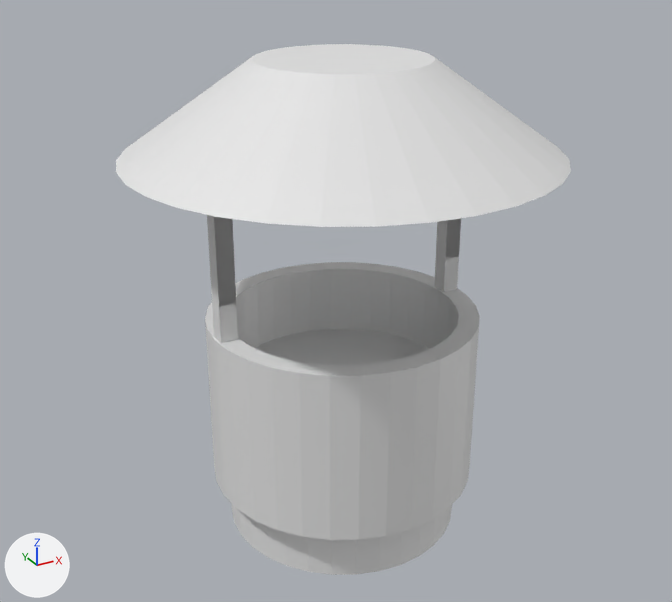
The FBX model BertieAdventure/Assets/Decors/Village/Puit/Puit.fbx, before and after one commit.
Camera for both pictures: a camera (50 mm lens) standing at (-3.05, -5.45, 4.11) and looking at (-0.12, -0.12, 1.45). The axes (+X, +Y, +Z) are drawn at lower left. The lights are the same throughout. Where no turn or scale is listed for an object, it has been applied to the vertices.
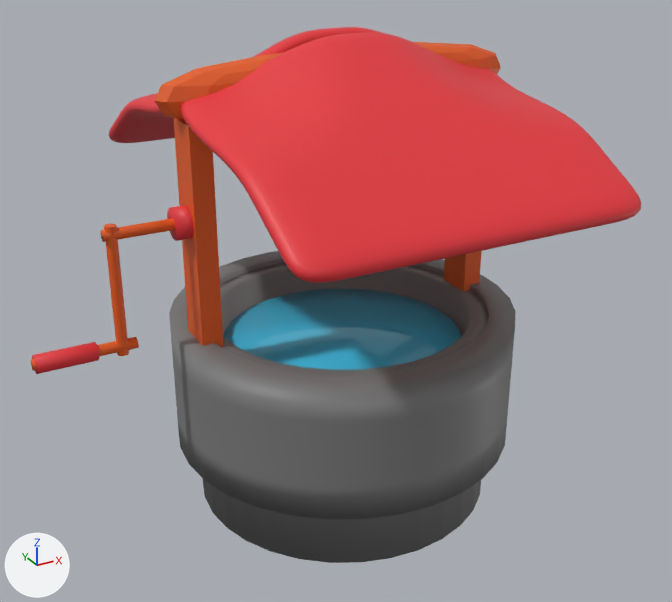
Where the newer file only moved an object's origin or applied its transform, the numbers keep the older frame.

Where the change shows, as pixel boxes (x1, y1, x2, y2) in the pictures (672 x 602 px):
'Cube', reshaped, moved, turned, rescaled
    before: (214, 217, 461, 343)
    after: (180, 32, 641, 283)
'Cylinder', recoloured, shading changed, moved, rescaled (8% taller)
    before: (205, 262, 480, 540)
    after: (202, 263, 489, 563)
'Cylinder.001', deleted
    before: (116, 44, 571, 227)
'Cylinder.003', added
    after: (169, 251, 516, 520)
'Cylinder.002', recoloured, shading changed, moved
    before: (232, 329, 452, 575)
    after: (224, 289, 461, 370)
'Cube.001', recoloured, mesh rescaled
    before: (207, 215, 461, 343)
    after: (173, 118, 482, 347)
'Cube.002', added (orange)
    after: (155, 42, 501, 120)
'Cube.003', added (red)
    after: (109, 27, 382, 143)
'Cylinder.005', added
    after: (104, 224, 129, 356)
'Cylinder.008', added (red)
    after: (32, 342, 99, 374)
'Cylinder.006', added (orange)
    after: (100, 219, 175, 242)
'Cylinder.004', added (red)
    after: (167, 205, 194, 241)
'Cylinder.007', added (orange)
    after: (31, 337, 139, 371)
part 4 of me_cube_003, rebuilt
    before: (214, 217, 238, 343)
    after: (180, 32, 641, 283)
part 5 of me_cube_003, deleted
    before: (444, 219, 461, 291)

The change, as a diff of the scene's bpy script:
```diff
--- a/BertieAdventure/Assets/Decors/Village/Puit/Puit.fbx.py
+++ b/BertieAdventure/Assets/Decors/Village/Puit/Puit.fbx.py
@@ me_cube_002 @@
 me_cube_002.from_pydata(...)  # 16 vertices, 12 faces; spans x -0.06..1.9, y -0.06..0.06, z -0.98..0.98
+# me_cube_002 part 2: the whole mesh is scaled about its middle by (1.16, 2.13, 0.863), then moved by (0.0, 0.0, 0.11)
+me_cube_002.materials.append(mat_material_006)  # orange #e75c18
@@ me_cylinder_002 @@
 me_cylinder_002.from_pydata(...)  # 128 vertices, 98 faces; spans x -0.88..0.88, y -0.88..0.88, z -0.57..0.57
+# me_cylinder_002 part 1: edges marked sharp go from 192 to 0
+me_cylinder_002.materials.append(mat_material_011)  # cyan #44c2e7
@@ me_cylinder @@
 me_cylinder.from_pydata(...)  # 128 vertices, 98 faces; spans x -1.0..1.0, y -1.0..1.0, z -1.0..1.0
 # used by ob_cylinder; location = (0.0, 0.0, 0.647); scale = (1.0, 1.0, 0.642)
+# me_cylinder part 3: edges marked sharp go from 192 to 0
+me_cylinder.materials.append(mat_material_010)  # grey #7b7b7b
@@ me_cube_003 @@
 # used by ob_cube; location = (-0.92, 0.0, 1.865); scale = (0.0632, 0.0632, 0.978)
-me_cube_003.from_pydata(...)  # 16 vertices, 12 faces; spans x -1.0..30.1, y -1.0..1.0, z -1.0..1.0
+me_cube_003.from_pydata(...)  # 2018 vertices, 2016 faces; spans x -1.0..1.0, y -1.0..1.0, z -4.6..1.0
+# me_cube_003 part 4: the loose piece of 8 vertices spanning x -1.0..1.0, y -1.0..1.0, z -1.0..1.0 is rebuilt with 2018 vertices and now spans x -1.0..1.0, y -1.0..1.0, z -4.6..1.0, in mat_material_007 (red #e7343b)
+# me_cube_003 part 5: the loose piece of 8 vertices spanning x 28.1..30.1, y -1.0..1.0, z -1.0..1.0 is deleted
+me_cube_003.materials.append(mat_material_007)  # red #e7343b
@@ ob_cylinder_002 @@
 ob_cylinder_002 = bpy.data.objects.new('Cylinder.002', me_cylinder_002)
-ob_cylinder_002.location = (0.0, 0.0, 0.172)
+ob_cylinder_002.location = (0.0, 0.0, 0.534)
@@ ob_cylinder @@
 ob_cylinder = bpy.data.objects.new('Cylinder', me_cylinder)
-ob_cylinder.location = (0.0, 0.0, 0.647)
-ob_cylinder.scale = (1.0, 1.0, 0.642)
+ob_cylinder.location = (0.0, 0.0, 0.594)
+ob_cylinder.scale = (1.1, 1.1, 0.704)
@@ ob_cube @@
 ob_cube = bpy.data.objects.new('Cube', me_cube_003)
-ob_cube.location = (-0.92, 0.0, 1.865)
-ob_cube.scale = (0.0632, 0.0632, 0.978)
+ob_cube.location = (0.0, -0.879, 2.799)
+ob_cube.rotation_euler = (-0.523, 3.142, 0.0)  # degrees (-30, 180, 0)
+ob_cube.scale = (-1.2, -0.93, -0.0785)
@@ ob_cylinder_001 @@
-ob_cylinder_001 = bpy.data.objects.new('Cylinder.001', me_cylinder_001)
@@ ob_cylinder_005 @@
+ob_cylinder_005 = bpy.data.objects.new('Cylinder.005', me_cylinder_005)  # 64 vertices, 34 faces; spans x -0.038..0.038, y -0.038..0.038, z -0.441..0.441; in mat_material_002 (orange #e75c18)
+ob_cylinder_005.location = (-1.642, 0.0, 1.786)
@@ ob_cylinder_007 @@
+ob_cylinder_007 = bpy.data.objects.new('Cylinder.007', me_cylinder_007)  # 64 vertices, 34 faces; spans x -0.337..0.337, y -0.038..0.038, z -0.038..0.038; in mat_material_003 (orange #e75c18)
+ob_cylinder_007.location = (-1.882, 0.0, 1.404)
@@ ob_cylinder_008 @@
+ob_cylinder_008 = bpy.data.objects.new('Cylinder.008', me_cylinder_008)  # 64 vertices, 34 faces; spans x -0.196..0.196, y -0.061..0.061, z -0.061..0.061; in mat_material_001 (red #e7343b)
+ob_cylinder_008.location = (-2.007, 0.0, 1.404)
@@ ob_cylinder_003 @@
+ob_cylinder_003 = bpy.data.objects.new('Cylinder.003', me_cylinder_003)  # 224 vertices, 194 faces; spans x -1.25..1.25, y -1.25..1.25, z -0.49..0.49; in mat_material_009 (grey #7b7b7b)
+ob_cylinder_003.location = (0.0, 0.0, 0.853)
@@ ob_cube_002 @@
+ob_cube_002 = bpy.data.objects.new('Cube.002', me_cube_003_1)  # 98 vertices, 96 faces; spans x -1.3..1.3, y -0.18..0.18, z -0.23..0.23; in mat_material_008 (orange #e75c18)
+ob_cube_002.location = (0.005, 0.003, 2.959)
@@ ob_cylinder_006 @@
+ob_cylinder_006 = bpy.data.objects.new('Cylinder.006', me_cylinder_006)  # 64 vertices, 34 faces; spans x -0.268..0.268, y -0.038..0.038, z -0.038..0.038; in mat_material_004 (orange #e75c18)
+ob_cylinder_006.location = (-1.429, 0.0, 2.168)
@@ ob_cylinder_004 @@
+ob_cylinder_004 = bpy.data.objects.new('Cylinder.004', me_cylinder_004)  # a 32-sided cylinder along x spanning x -0.088..0.088, y -0.108..0.108, z -0.108..0.108; in mat_material_005 (red #e7343b)
+ob_cylinder_004.location = (-1.15, 0.0, 2.169)
@@ ob_cube_003 @@
+ob_cube_003 = bpy.data.objects.new('Cube.003', me_cube_004)  # 2018 vertices, 2016 faces; spans x -0.99..0.99, y -0.99..0.99, z -4.55..1.0; in mat_material_007 (red #e7343b)
+ob_cube_003.location = (0.0, 0.879, 2.799)
+ob_cube_003.rotation_euler = (2.619, 0.0, 0.0)  # degrees (150, 0, 0)
+ob_cube_003.scale = (-1.2, -0.93, -0.0785)
```
